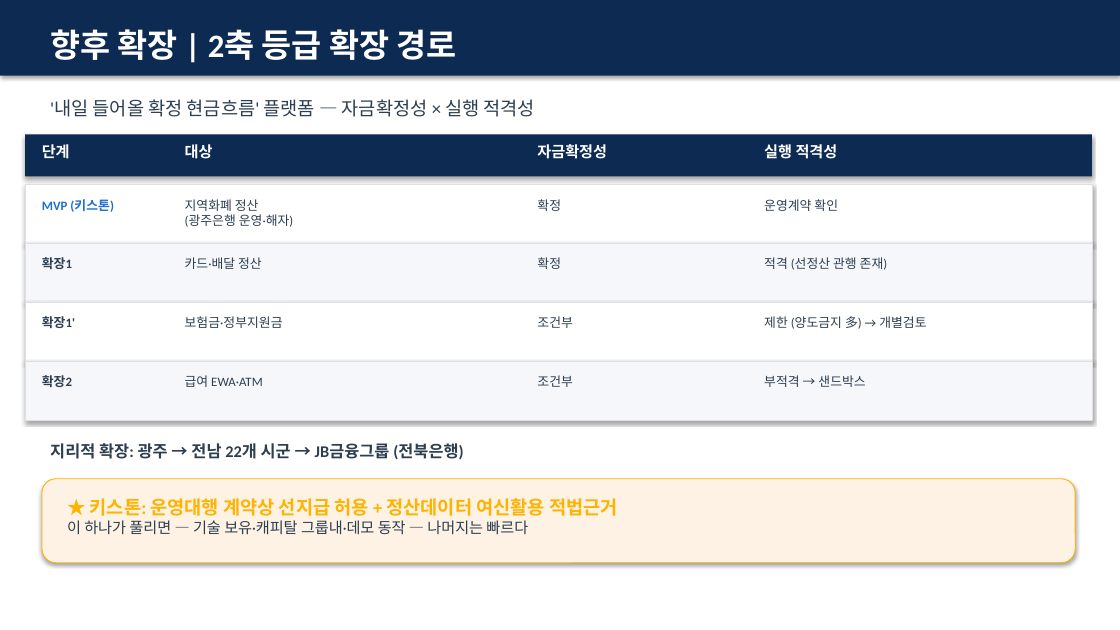
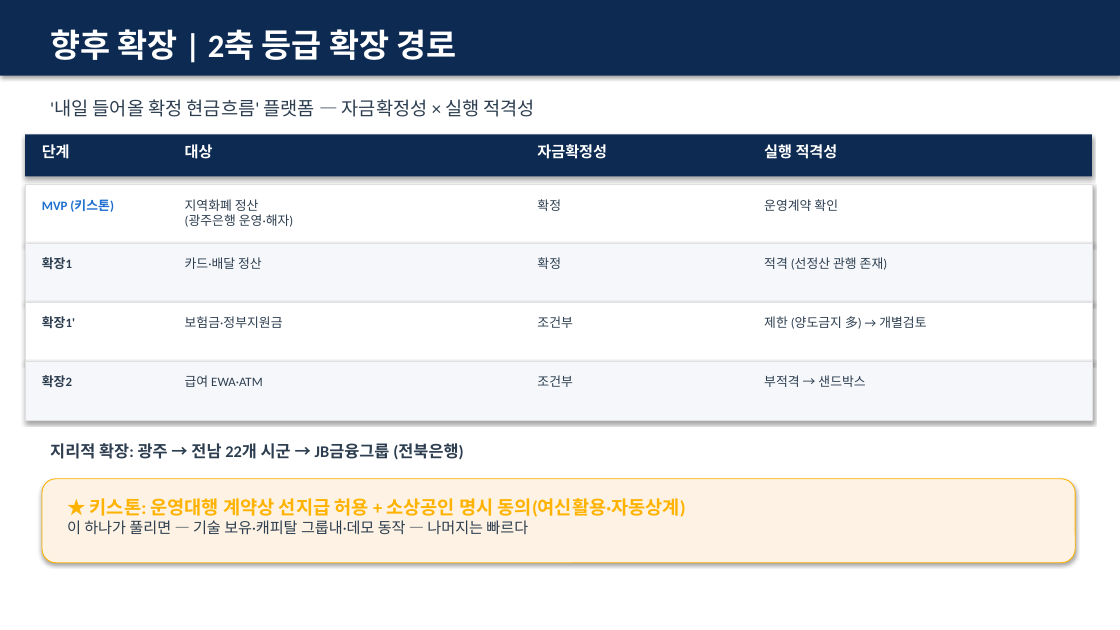
Before and after one commit to BBuSang/JB-Fin-AI-Challenge, a slide deck: slide 10 of 내일은행_MVP제안서_발표.pptx. Drawn at 1120x630 pixels with LibreOffice and Linux fonts; fonts in the diff are those of the drawing. Boxes give left, top, right and bottom in pixels: in the first picture for what was removed or moved away, otherwise in the second. Text is boxed around its words. In the diff, an @@ line names an element or a change of style, - is before the commit and + after.

```diff
--- a/내일은행_MVP제안서_발표.pptx
+++ b/내일은행_MVP제안서_발표.pptx
@@ text at [90, 498, 686, 517]: text changed @@
-★ 키스톤: 운영대행 계약상 선지급 허용 + 정산데이터 여신활용 적법근거
+★ 키스톤: 운영대행 계약상 선지급 허용 + 소상공인 명시 동의(여신활용·자동상계)
```
Also in this commit, not shown: 5 other slides changed, 7 other files.
